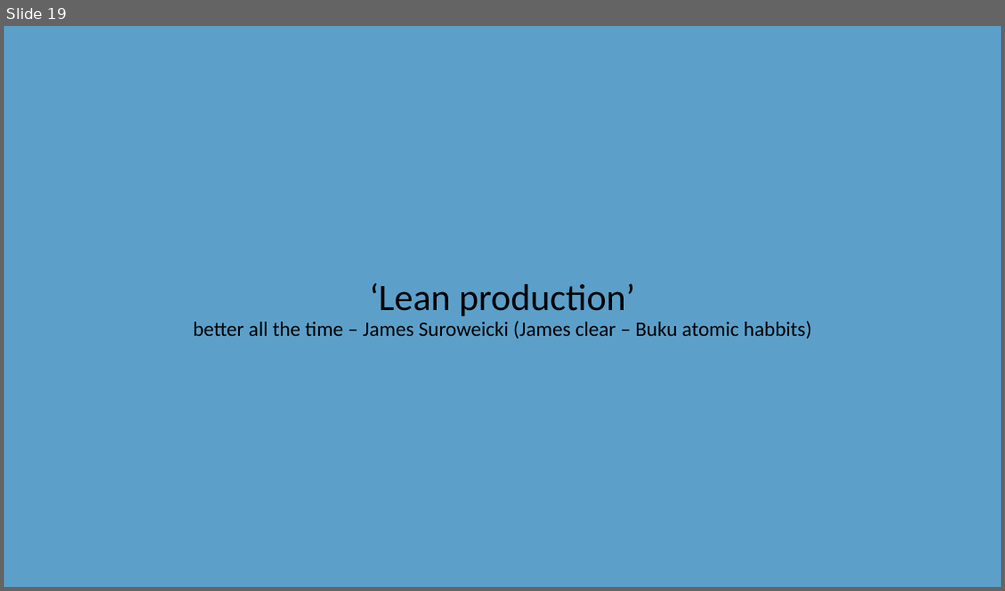
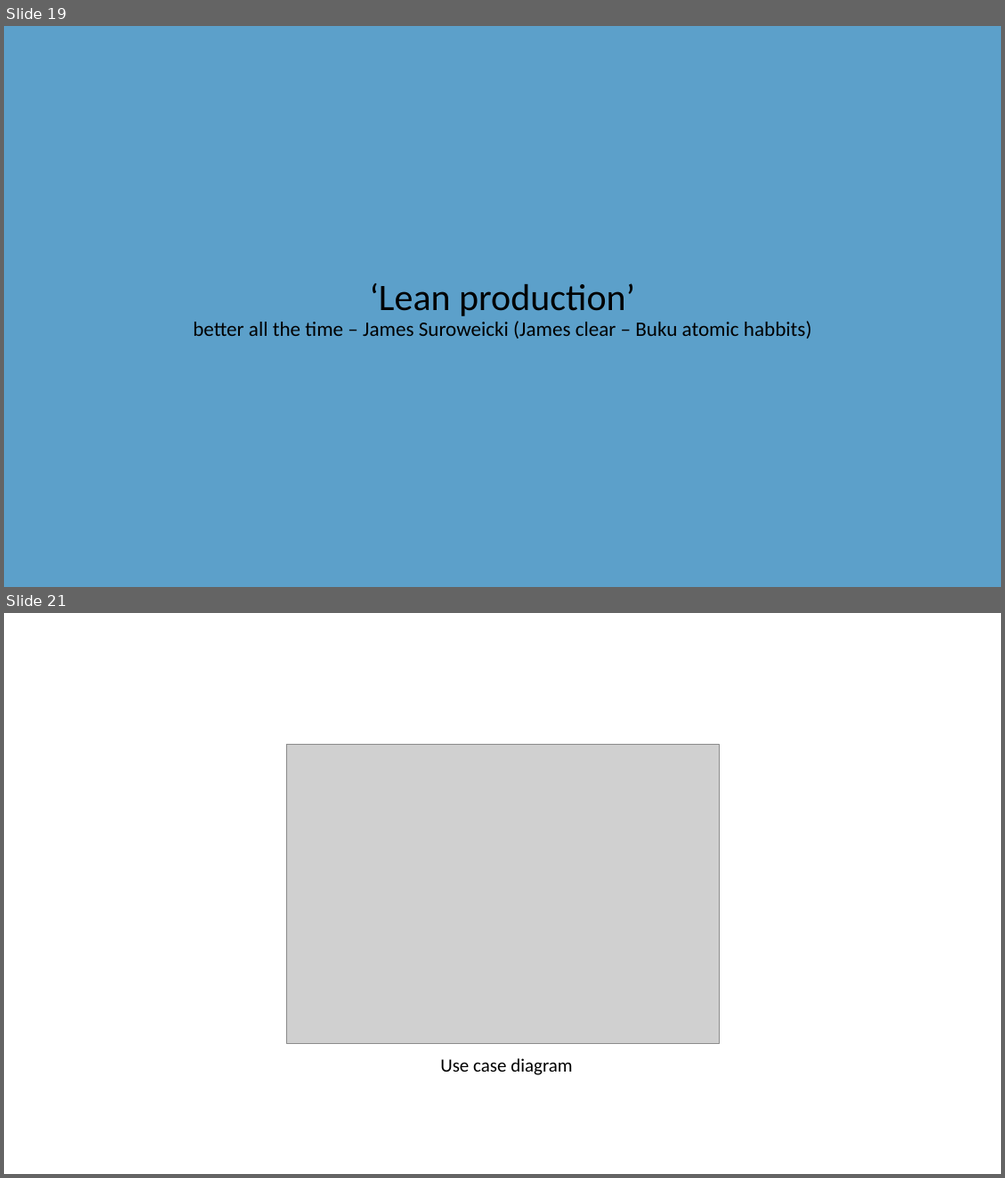
Before and after one commit to gunadermawan/skripsi, a slide deck: dokumen/ppt_skripsi.pptx. Shown one above the other, each under a label of ours: slide 19 before the commit, slides 19 and 21 after it; the slides between them are not shown. The pictures are 1005x591 and 1005x1178 pixels, drawn with LibreOffice and Linux fonts; fonts in the diff are those of the drawing; grey boxes stand for pictures. Boxes give left, top, right and bottom in pixels: in the first picture for what was removed or moved away, otherwise in the second. Text is boxed around its words. In the diff, an @@ line names an element or a change of style, - is before the commit and + after.

```diff
--- a/dokumen/ppt_skripsi.pptx
+++ b/dokumen/ppt_skripsi.pptx
@@ slide 21 added at (x1=4, y1=613, x2=1001, y2=1174), background #FFFFFF @@
@@ picture added at (x1=286, y1=744, x2=719, y2=1043) @@
@@ text added at (x1=440, y1=1058, x2=572, y2=1075), 18 pt, text #000000 @@
+Use case diagram
```
Also in this commit, not shown: 1 slide changed, 14 other slides added, 1 slide removed, 1 other file.
